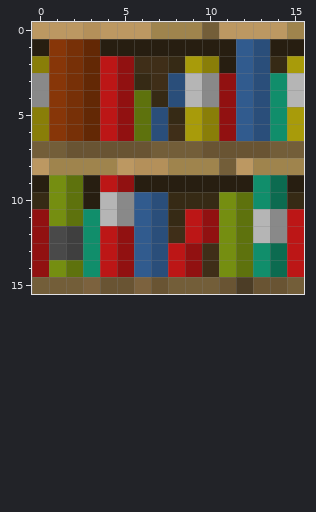
Two versions of one pixel-art sprite, src/main/resources/assets/minecraft/mcpatcher/ctm/bookshelf/1.png. The picture above is the old version.
The file is 16x16 pixels. Colours within 5 levels of each other are drawn and written as one.
The result:
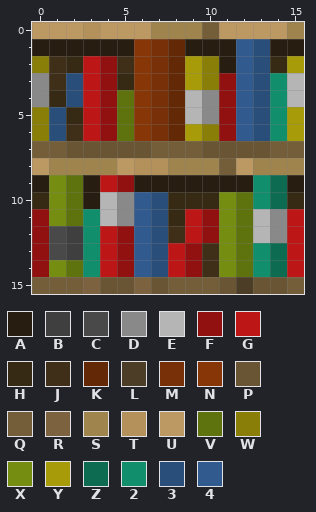
Palette (. is transparent): A #271e11  B #3f3f3f  C #494949  D #898989  E #b5b5b5  F #911111  G #bc1616  H #362a15  J #3f2e18  K #632805  L #4c3d26  M #773007  N #873608  P #695433  Q #735e39  R #7c623e  S #9f844d  T #b4905a  U #bc9862  V #5e720d  W #897e08  X #758e11  Y #a89b0a  Z #0c6b50  2 #118e6b  3 #2a4e7a  4 #315b8e
From old to new:
{"y":1,"x":1,"old":"NMK","new":"AAA"}
{"y":1,"x":6,"old":"AAA","new":"NMK"}
{"y":2,"x":1,"old":"NMKGFJJH","new":"JHGFJNMK"}
{"y":3,"x":1,"old":"NMKGFHJ3ED","new":"J3GFHNMKYW"}
{"y":4,"x":1,"old":"NMKGFVH3","new":"H3GFVNMK"}
{"y":5,"x":1,"old":"NMKGFV3HYW","new":"3HGFVNMKED"}
{"y":6,"x":1,"old":"NMKGFV3J","new":"3JGFVNMK"}
